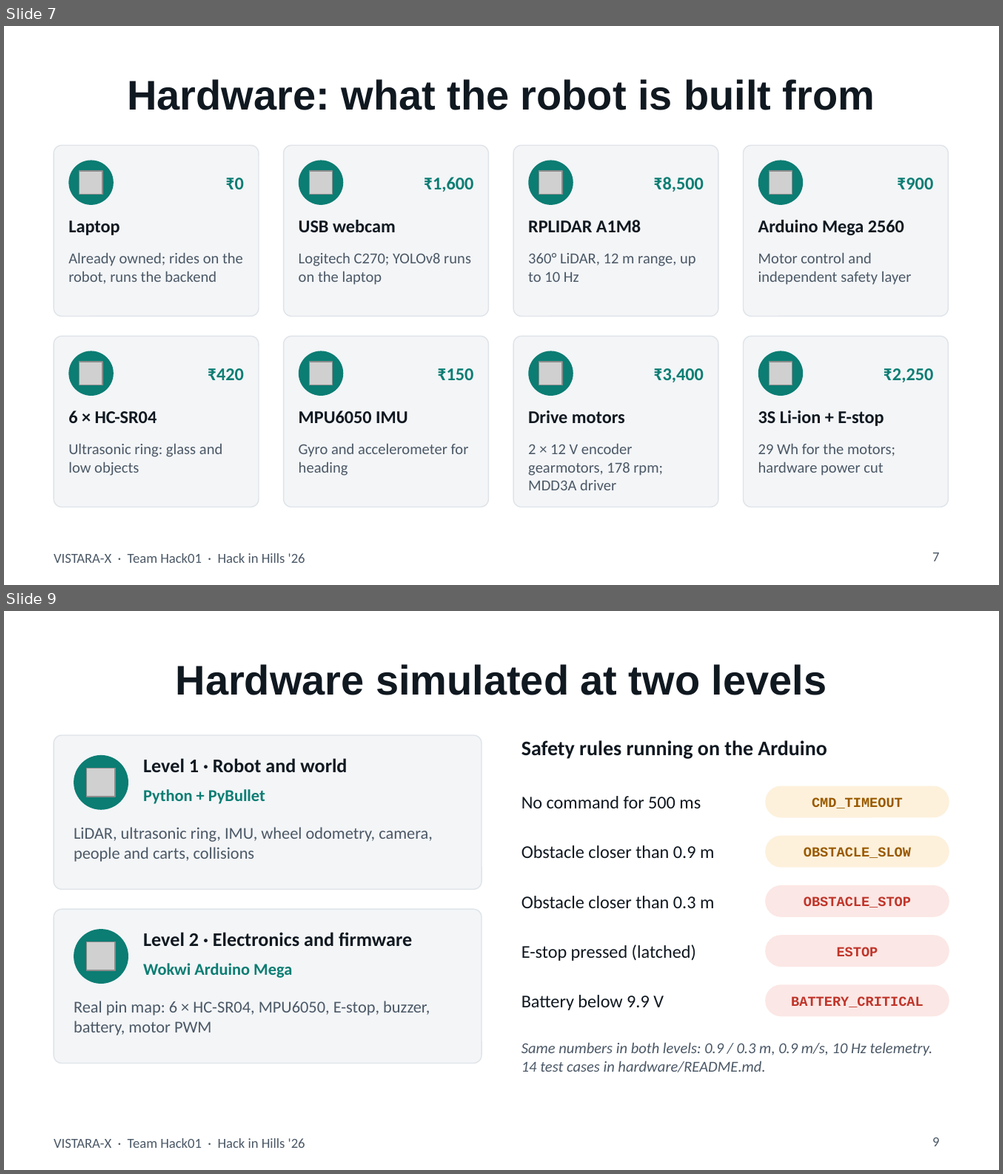
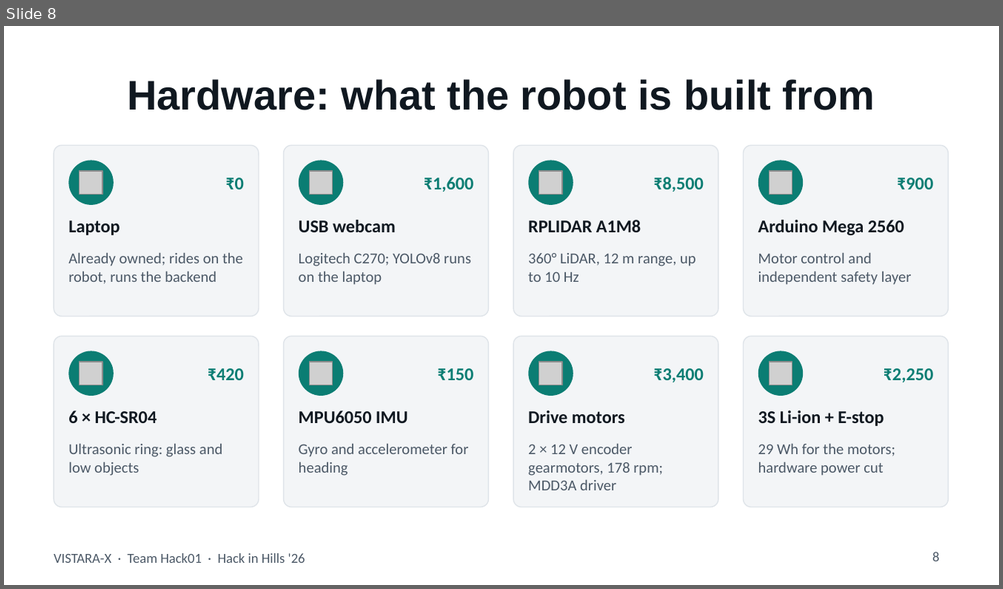
Before and after one commit to RiteshKumar2e/VISTARA-X, a slide deck: presentation/VISTARA-X_Hack01.pptx. Shown one above the other, each under a label of ours: slides 7 and 9 before the commit, slide 8 after it; the slides between them are not shown. The pictures are 1003x1174 and 1003x589 pixels, drawn with LibreOffice and Linux fonts; fonts in the diff are those of the drawing; grey boxes stand for pictures. Boxes give left, top, right and bottom in pixels: in the first picture for what was removed or moved away, otherwise in the second. Text is boxed around its words. In the diff, an @@ line names an element or a change of style, - is before the commit and + after.

```diff
--- a/presentation/VISTARA-X_Hack01.pptx
+++ b/presentation/VISTARA-X_Hack01.pptx
@@ slide 9 removed at bbox=[4, 611, 999, 1170], background #FFFFFF; not listed: 1 template element that a slide beside it also shows @@
@@ title removed at bbox=[176, 664, 827, 695] @@
-Hardware simulated at two levels
@@ rounded rectangle removed at bbox=[54, 735, 481, 889] @@
@@ text removed at bbox=[521, 741, 826, 759] @@
-Safety rules running on the Arduino
@@ ellipse removed at bbox=[74, 755, 128, 810] @@
@@ text removed at bbox=[143, 758, 347, 772] @@
-Level 1 · Robot and world
@@ picture removed at bbox=[87, 768, 116, 797] @@
@@ rounded rectangle removed at bbox=[765, 786, 949, 818] @@
@@ text removed at bbox=[143, 789, 265, 804] @@
-Python + PyBullet
@@ text removed at bbox=[521, 796, 700, 809] @@
-No command for 500 ms
@@ text removed at bbox=[811, 797, 902, 809] @@
-CMD_TIMEOUT
@@ text removed at bbox=[74, 827, 432, 862] @@
-LiDAR, ultrasonic ring, IMU, wheel odometry, camera, people and carts, collisions
@@ text removed at bbox=[521, 846, 714, 858] @@
-Obstacle closer than 0.9 m
@@ rounded rectangle removed at bbox=[765, 836, 949, 868] @@
@@ text removed at bbox=[803, 847, 910, 858] @@
-OBSTACLE_SLOW
@@ text removed at bbox=[521, 896, 714, 908] @@
-Obstacle closer than 0.3 m
@@ rounded rectangle removed at bbox=[765, 886, 949, 917] @@
@@ text removed at bbox=[803, 897, 910, 908] @@
-OBSTACLE_STOP
@@ rounded rectangle removed at bbox=[54, 909, 481, 1064] @@
@@ ellipse removed at bbox=[74, 929, 128, 984] @@
@@ picture removed at bbox=[87, 943, 116, 971] @@
@@ text removed at bbox=[143, 932, 412, 946] @@
-Level 2 · Electronics and firmware
@@ rounded rectangle removed at bbox=[765, 935, 949, 967] @@
@@ text removed at bbox=[143, 963, 292, 978] @@
-Wokwi Arduino Mega
@@ text removed at bbox=[521, 945, 696, 961] @@
-E-stop pressed (latched)
@@ text removed at bbox=[836, 947, 878, 957] @@
-ESTOP
@@ rounded rectangle removed at bbox=[765, 985, 949, 1017] @@
@@ text removed at bbox=[74, 1001, 430, 1036] @@
-Real pin map: 6 × HC-SR04, MPU6050, E-stop, buzzer, battery, motor PWM
@@ text removed at bbox=[521, 995, 663, 1011] @@
-Battery below 9.9 V
@@ text removed at bbox=[791, 997, 923, 1008] @@
-BATTERY_CRITICAL
@@ text removed at bbox=[521, 1042, 932, 1073] @@
-Same numbers in both levels: 0.9 / 0.3 m, 0.9 m/s, 10 Hz telemetry. 14 test cases in hardware/README.md.
@@ page number removed at bbox=[932, 1138, 939, 1147] @@
-9
@@ what was slide 7 is now slide 8 @@
@@ page number at bbox=[932, 552, 939, 562]: text changed @@
-7
+8
```
Also in this commit, not shown: 3 slides changed, 5 slides added, 6 other slides removed, 10 other files.
